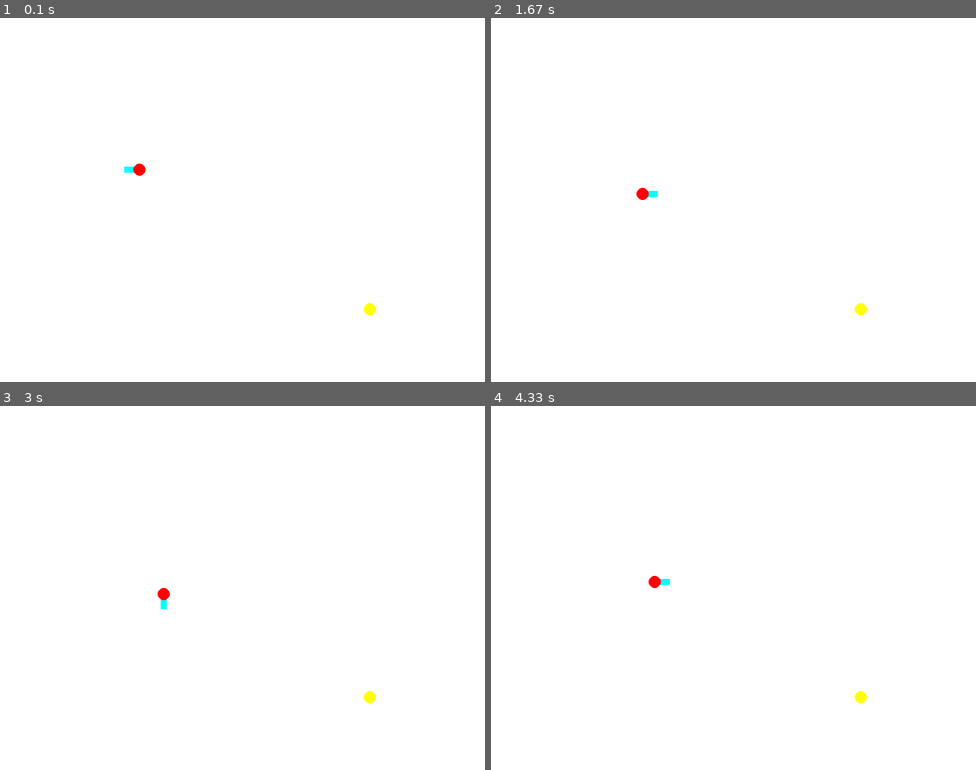
Above: before the commit, frames 1-4 (two rows, left to right).
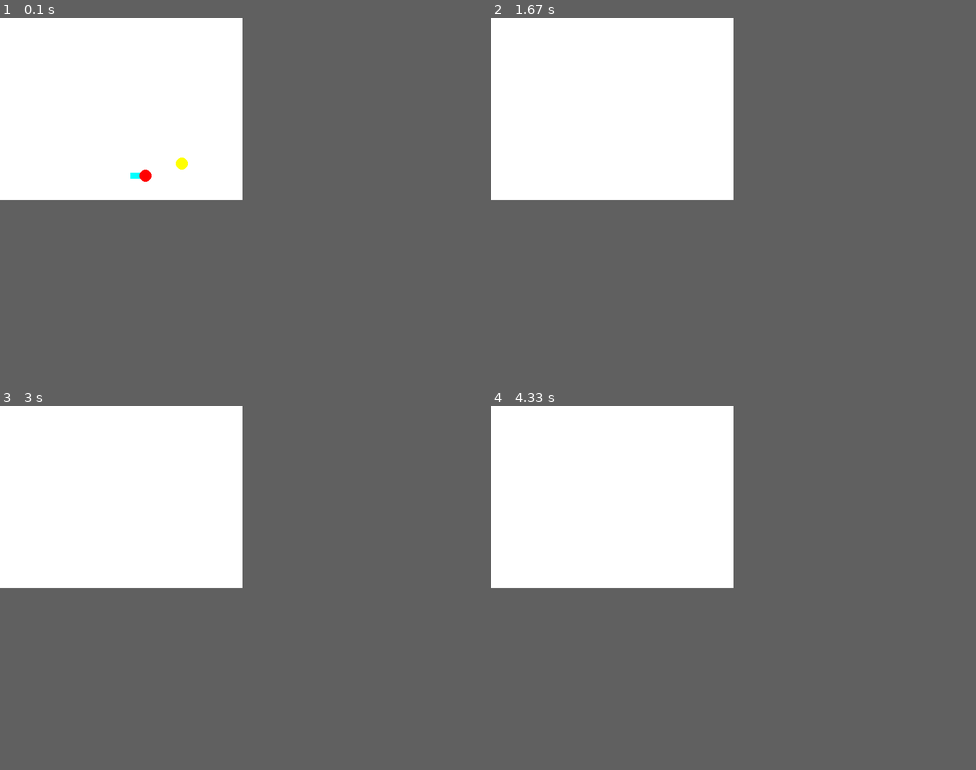
Above: after the commit, the same moments.

Repository: Seyitemel/snake
Game: pygame game, started from snake/main.py
Two runs of this game, one before a commit and one after it. Both use one fixed random seed, a clock stepped at 60 frames per second and the inputs below.
Inputs:
- Up to frame 1 (0.1 s): no input
- Up to frame 2 (1.67 s): no input
- Up to frame 3 (3 s): no input
- Up to frame 4 (4.33 s): no input
In our replay, the window is 800x600 before the commit and 400x300 after it. These sizes can differ from the game's own. Grey fills any space a smaller window leaves; there, only what the larger window draws over its background counts as a difference.

The runs differ from the first frame. In frame 1, 0.3% of the frame differs, in the area x 25-78%, y 38-82%; in frame 2, 0.2%; in frame 3, 0.2%; in frame 4, 0.2%.

Commit message:
last version of snake before dqn

Diff:
--- a/snake/main.py
+++ b/snake/main.py
@@ -1,4 +1,11 @@
-import  pygamescreen
+import subprocess
+import sys
+
+from snake import pygamescreen
+
+
 
 if __name__ == '__main__':
     pygamescreen.pygamescreen()
+
+    sys.exit(subprocess.call([sys.executable, __file__]))
--- a/snake/pygamescreen.py
+++ b/snake/pygamescreen.py
@@ -7,14 +7,14 @@
 class pygamescreen:
     snake = []
     direction = "G"
-    food =None
+    food = circle.circle(0,0,0)
     is_food=False
     def __init__(self):
         pygame.init()
 
         # Ekran boyutlarını ayarla
-        self.screen_width = 800
-        self.screen_height = 600
+        self.screen_width = 400
+        self.screen_height = 300
         self.screen = pygame.display.set_mode((self.screen_width, self.screen_height))
         pygame.display.set_caption("Don't Close Screen")
 
@@ -38,35 +38,25 @@
             # Ekranı temizle
             self.screen.fill(black)
             self.update_snake()
+            self.check_collision()
             self.draw_cricle()
             pygame.display.flip()
             print("****************************")
-            time.sleep(0.5)
+            time.sleep(0.2)
             #user_input = input("Lütfen bir sayı girin: ")
 
         # Pygame'i kapat
         pygame.quit()
     def create_circles(self):
+        c1 = circle.circle(1, 260, 260)
+        self.snake.append(c1)
 
-
-        c1 = circle.circle(1, 250, 250)
-        self.snake.append(c1)
-        # c2 = circle.circle(2, 100, 80)
-        # self.snake.append(c2)
-        # c3 = circle.circle(3, 100, 60)
-        # self.snake.append(c3)
-        # print(len(self.snake))
     def draw_cricle(self):
         print("in draw_cricle")
-        if self.direction == "K":
-            pygame.draw.rect(self.screen, (0,255,255), (self.snake[0].getWidthPosition()-5, self.snake[0].getHeigthPosition()-25, 10, 30))
-        elif self.direction == "G":
-            pygame.draw.rect(self.screen, (0,255,255), (self.snake[0].getWidthPosition()-5, self.snake[0].getHeigthPosition()-5, 10, 30))
-        elif self.direction == "B":
-            pygame.draw.rect(self.screen, (0,255,255), (self.snake[0].getWidthPosition()-25, self.snake[0].getHeigthPosition()-5, 30, 10))
-        elif self.direction == "D":
-            pygame.draw.rect(self.screen, (0, 255, 255),(self.snake[0].getWidthPosition() -5, self.snake[0].getHeigthPosition() - 5, 30, 10))
-
+        self.draw_aim()
+        self.check_fooding()
+        print("len ",len(self.snake))
+        print("in snakeeeeeeeeeeeeeeeeeeee")
         for circlefordraw in self.snake:
             if (circlefordraw.getWidthPosition()>self.screen_width or circlefordraw.getWidthPosition() <0 ) or (circlefordraw.getHeigthPosition()>self.screen_height or circlefordraw.getHeigthPosition()<0):
                 self.running = False
@@ -74,14 +64,18 @@
             #print(circlefordraw.getId(),circlefordraw.getHeigthPosition(), circlefordraw.widthPosition)
             pygame.draw.circle(self.screen, self.red, (circlefordraw.widthPosition, circlefordraw.heigthPosition), 10)
             self.draw_food()
+
+        print("in snakeeeeeeeeeeeeeeeeeeee")
     def draw_food(self):
         if (self.is_food)==False:
             print("yeni food oluştur")
             width,height = self.random_modulo()
+            #width,height = 250,350
             print("seçilen position ",width,height)
             self.food = circle.circle(len(self.snake),width,height)
             print("food crated= ",self.food.getId(), self.food.getHeigthPosition(), self.food.widthPosition)
             self.is_food =True
+            pygame.draw.circle(self.screen, (255, 255, 0), (self.food.widthPosition, self.food.heigthPosition), 10)
         else:
             print("aktif food var")
             pygame.draw.circle(self.screen, (255,255,0), (self.food.widthPosition,self.food.heigthPosition), 10)
@@ -89,8 +83,8 @@
 
     def random_modulo(self):
         # find possible width and heigth position for food circle
-        candidates_for_width = [i for i in range(0, self.screen_width + 1) if i % 10 == 0]
-        candidates_for_height = [i for i in range(0, self.screen_height + 1) if i % 10 == 0]
+        candidates_for_width = [i for i in range(0, self.screen_width + 1) if i % 20 == 0]
+        candidates_for_height = [i for i in range(0, self.screen_height + 1) if i % 20 == 0]
         not_candidates_width =[]
         not_candidates_height =[]
 
@@ -113,7 +107,15 @@
     def update_snake(self):
         print("in update_snake")
         move = random.randrange(1,4)
-
+        # kullanici_girdisi = input("Bir sayı girin: ")
+        #
+        # # Girilen değeri tam sayıya dönüştür
+        # move = int(kullanici_girdisi)
+        if (len(self.snake)!=1):
+            for i in range(len(self.snake)-1,0,-1):
+                print(i)
+                self.snake[i].setWidthPosition(self.snake[i-1].getWidthPosition())
+                self.snake[i].setHeigthPosition(self.snake[i-1].getHeigthPosition())
         if move == 1:
             if self.direction =="K"  :
                 self.snake[0].setWidthPosition(self.snake[0].getWidthPosition() - 20)
@@ -158,3 +160,29 @@
         print(self.direction)
         print("move ", move)
         print(self.snake[0].getHeigthPosition(), self.snake[0].widthPosition)
+
+    def draw_aim(self):
+
+        if self.direction == "K":
+            pygame.draw.rect(self.screen, (0,255,255), (self.snake[0].getWidthPosition()-5, self.snake[0].getHeigthPosition()-25, 10, 30))
+        elif self.direction == "G":
+            pygame.draw.rect(self.screen, (0,255,255), (self.snake[0].getWidthPosition()-5, self.snake[0].getHeigthPosition()-5, 10, 30))
+        elif self.direction == "B":
+            pygame.draw.rect(self.screen, (0,255,255), (self.snake[0].getWidthPosition()-25, self.snake[0].getHeigthPosition()-5, 30, 10))
+        elif self.direction == "D":
+            pygame.draw.rect(self.screen, (0, 255, 255),(self.snake[0].getWidthPosition() -5, self.snake[0].getHeigthPosition() - 5, 30, 10))
+
+    def check_fooding(self):
+        print("in check_fooding")
+        print("width ",self.food.getWidthPosition())
+        if (self.snake[0].getWidthPosition() == self.food.getWidthPosition()) and (self.snake[0].getHeigthPosition()==self.food.getHeigthPosition()):
+            print("Snake is on food!")
+            self.snake.append(circle.circle(len(self.snake),self.snake[0].getWidthPosition(),self.snake[0].getHeigthPosition()))
+            self.is_food=False
+
+    def check_collision(self):
+        for i in range(1,len(self.snake)):
+            print("check for ",i)
+            if self.snake[i].getWidthPosition() == self.snake[0].getWidthPosition() and self.snake[i].getHeigthPosition() == self.snake[0].getHeigthPosition():
+                print("yılan kendini yedi")
+                self.running=False
